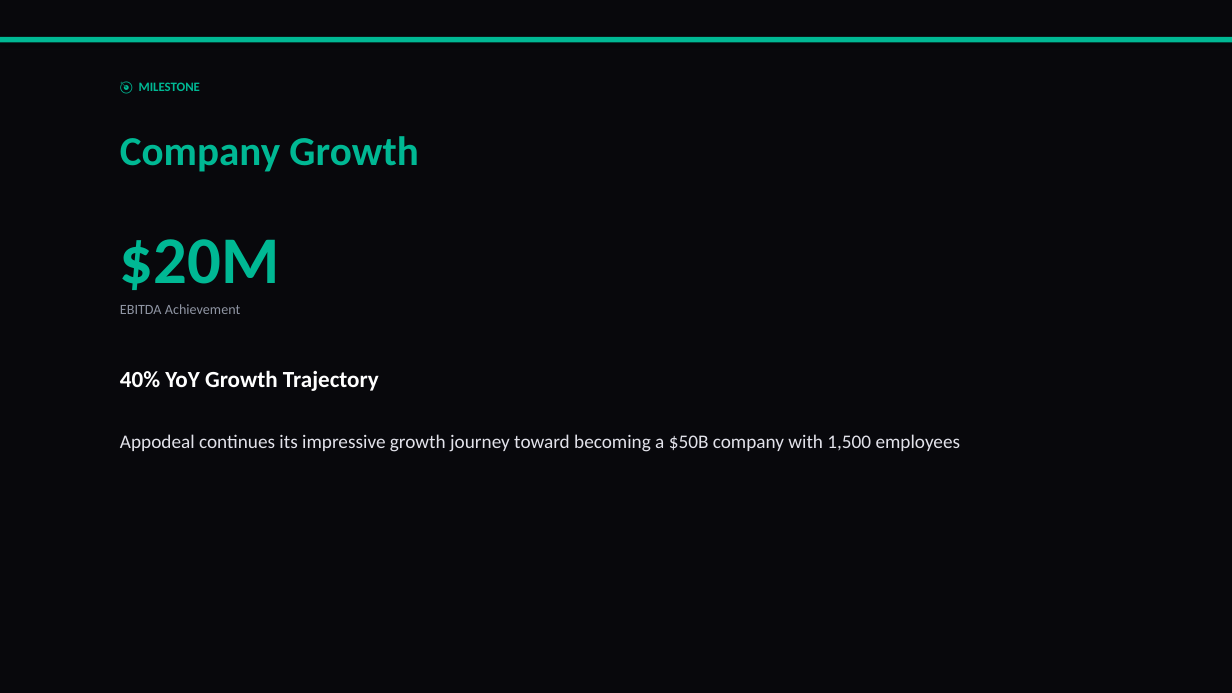
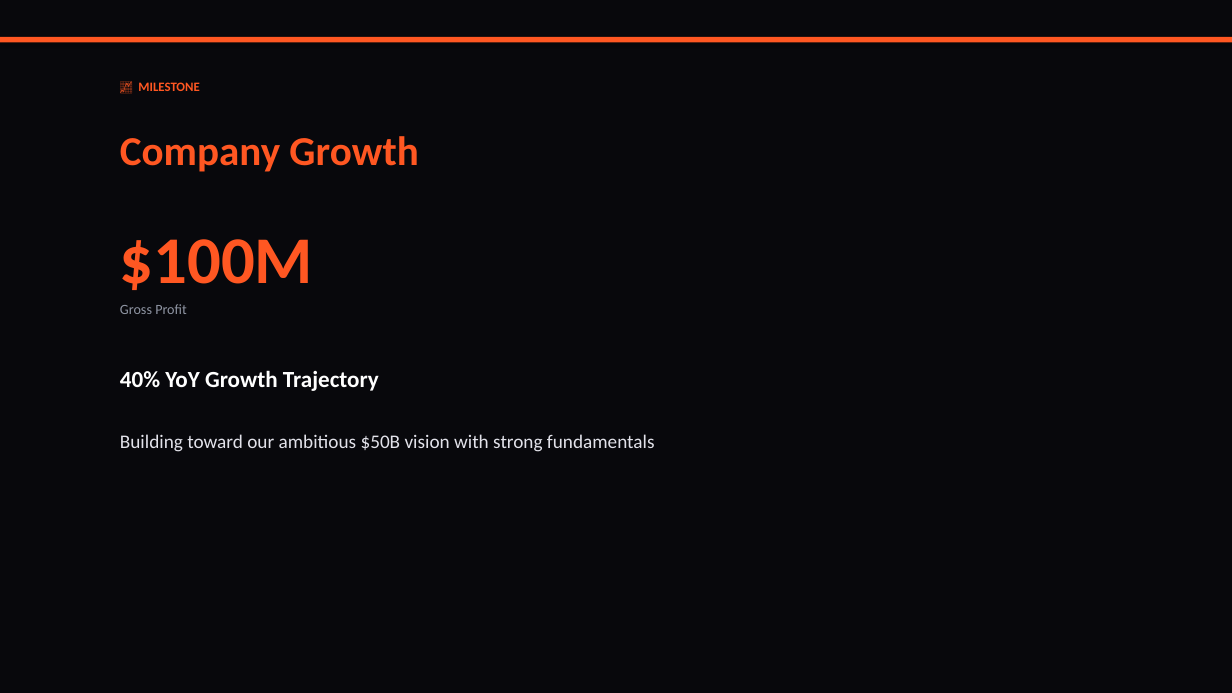
Before and after one commit to liliyagarifullina-maker/appodeal-pulse, a slide deck: slide 11 of data/archive/pulse_2026-03-12.pptx (slide 13 before the commit). Drawn at 1232x693 pixels with LibreOffice and Linux fonts; fonts in the diff are those of the drawing. Boxes give left, top, right and bottom in pixels: in the first picture for what was removed or moved away, otherwise in the second. Text is boxed around its words. In the diff, an @@ line names an element or a change of style, - is before the commit and + after.

```diff
--- a/data/archive/pulse_2026-03-12.pptx
+++ b/data/archive/pulse_2026-03-12.pptx
@@ rectangle at [0,37,1232,43]: fill #00B894 to #FF5722 @@
@@ text at [138,82,199,91]: text changed; text colour #00B894 to #FF5722 @@
-🎯 MILESTONE
+📈 MILESTONE
@@ text "Company Growth" at [120,136,418,172]: text colour #00B894 to #FF5722 @@
@@ text at [120,239,313,290]: text changed; text colour #00B894 to #FF5722 @@
-$20M
+$100M
@@ text at [120,304,187,314]: text changed @@
-EBITDA Achievement
+Gross Profit
@@ text at [120,434,655,452]: text changed @@
-Appodeal continues its impressive growth journey toward becoming a $50B company with 1,500 employees
+Building toward our ambitious $50B vision with strong fundamentals
```
Also in this commit, not shown: 13 other slides changed, 2 slides added, 3 slides removed, 2 other files.
